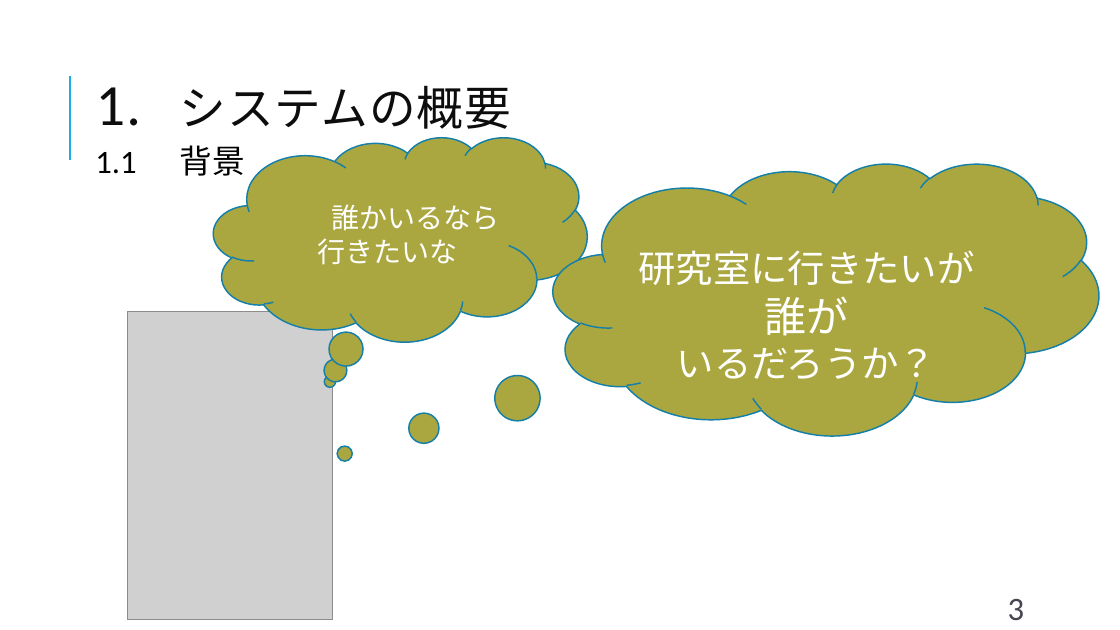
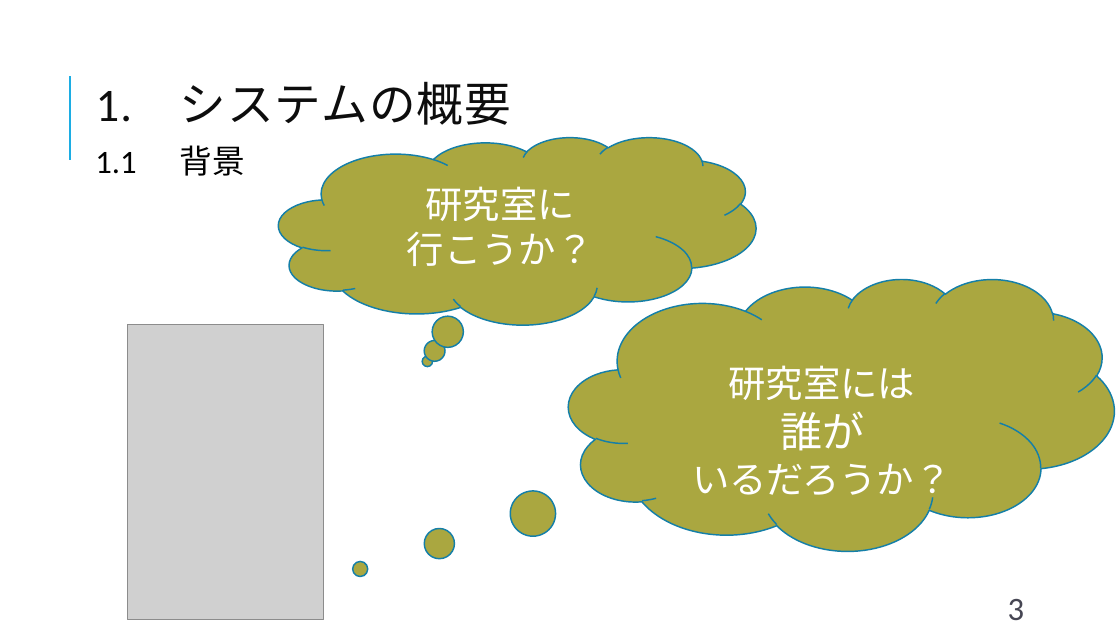
Before and after one commit to shimoda-a/pmpractice, a slide deck: slide 3 of yabuki-a/PM演習矢吹a/PM演習_中間報告_矢吹研A班.pptx. Drawn at 1120x630 pixels with LibreOffice and Linux fonts; fonts in the diff are those of the drawing; grey boxes stand for pictures. Boxes give left, top, right and bottom in pixels: in the first picture for what was removed or moved away, otherwise in the second. Text is boxed around its words. In the diff, an @@ line names an element or a change of style, - is before the commit and + after.

```diff
--- a/yabuki-a/PM演習矢吹a/PM演習_中間報告_矢吹研A班.pptx
+++ b/yabuki-a/PM演習矢吹a/PM演習_中間報告_矢吹研A班.pptx
@@ text "1. システムの概要" at <box>96,81,512,125</box>: size 50 to 40 pt in "1." @@
@@ thought cloud "研究室に": place and size @@
-thought cloud "研究室に" at <box>213,137,587,341</box>
+thought cloud "研究室に" at <box>279,137,756,324</box>
@@ text in thought cloud at <box>407,186,594,266</box>: text changed; size 24 to 32 pt @@
-誰かいるなら行きたいな
+研究室に
+行こうか？
@@ thought cloud "研究室には": place and size @@
-thought cloud "研究室には" at <box>554,163,1099,435</box>
+thought cloud "研究室には" at <box>569,279,1114,551</box>
@@ picture: place and size @@
-picture at <box>128,312,333,620</box>
+picture at <box>128,324,324,619</box>
@@ text in thought cloud at <box>729,365,916,400</box>: text changed @@
-研究室に行きたいが
+研究室には
```
Also in this commit, not shown: 9 other slides changed, 3 slides added, 5 slides removed, 1 other file.
